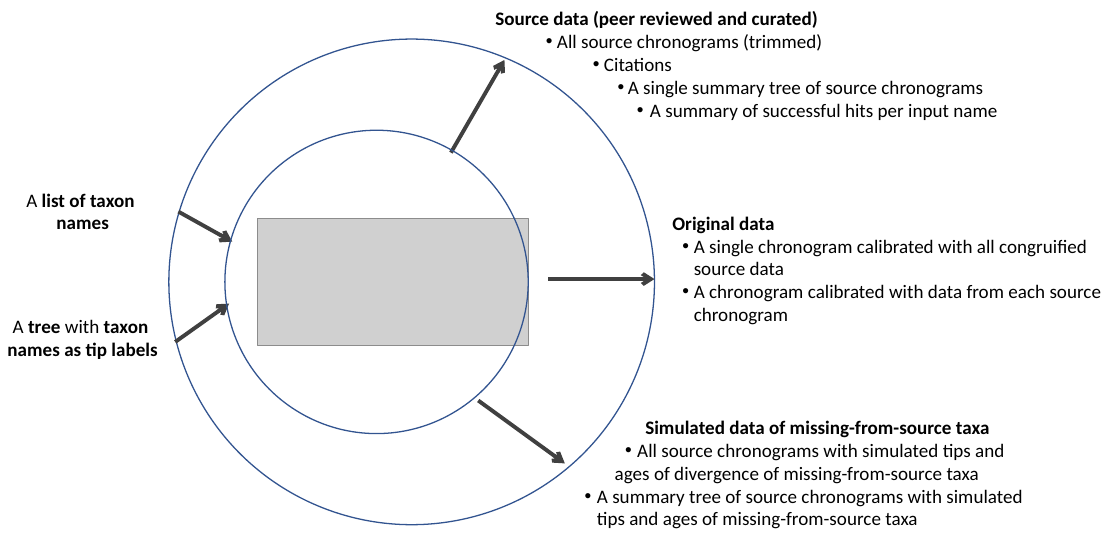
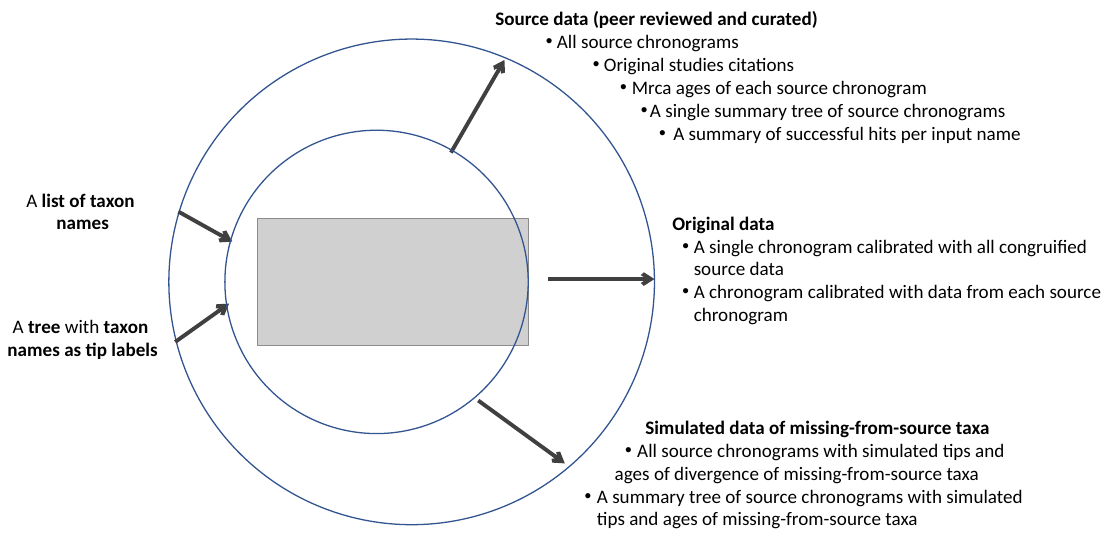
Before and after one commit to LunaSare/datelife_paper1, a slide deck: slide 1 of Fig1.pptx. Drawn at 1120x560 pixels with LibreOffice and Linux fonts; fonts in the diff are those of the drawing; grey boxes stand for pictures. Boxes give left, top, right and bottom in pixels: in the first picture for what was removed or moved away, otherwise in the second. Text is boxed around its words. In the diff, an @@ line names an element or a change of style, - is before the commit and + after.

```diff
--- a/Fig1.pptx
+++ b/Fig1.pptx
@@ text at (557, 34, 926, 98): text changed @@
-• All source chronograms (trimmed)
-  • Citations
+• All source chronograms
+  • Original studies citations
+  • Mrca ages of each source chronogram
@@ text at (650, 103, 1021, 143): indent changed @@
```
Also in this commit, not shown: 8 other files.
